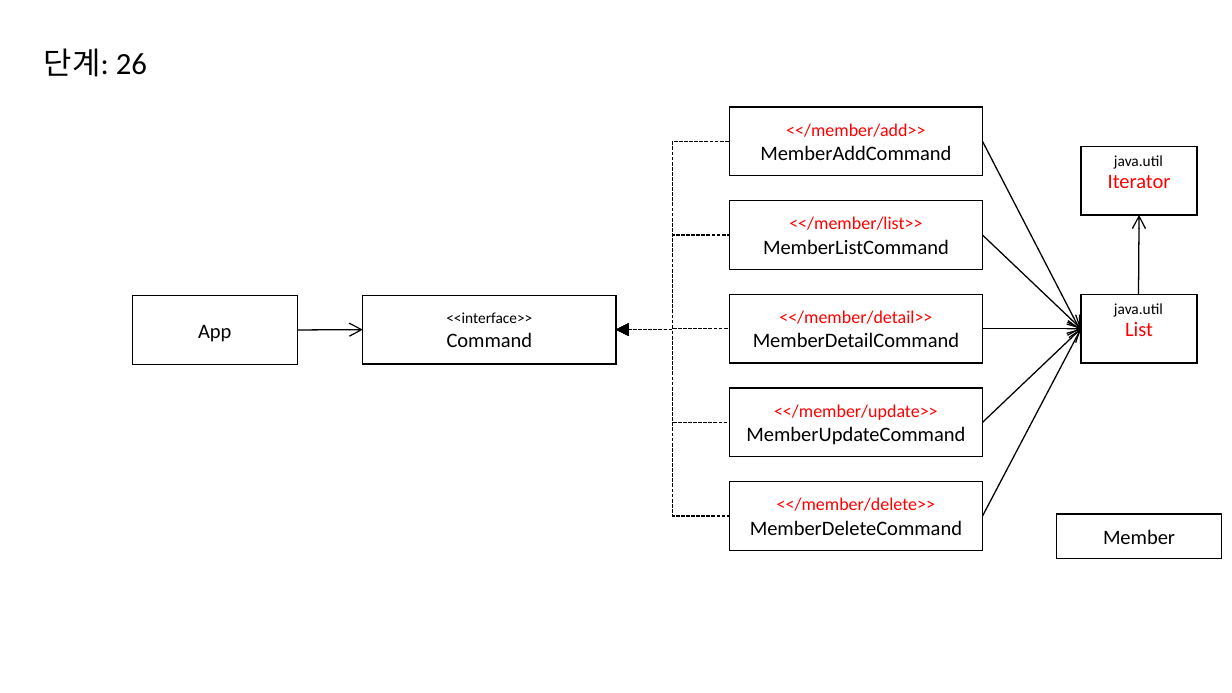
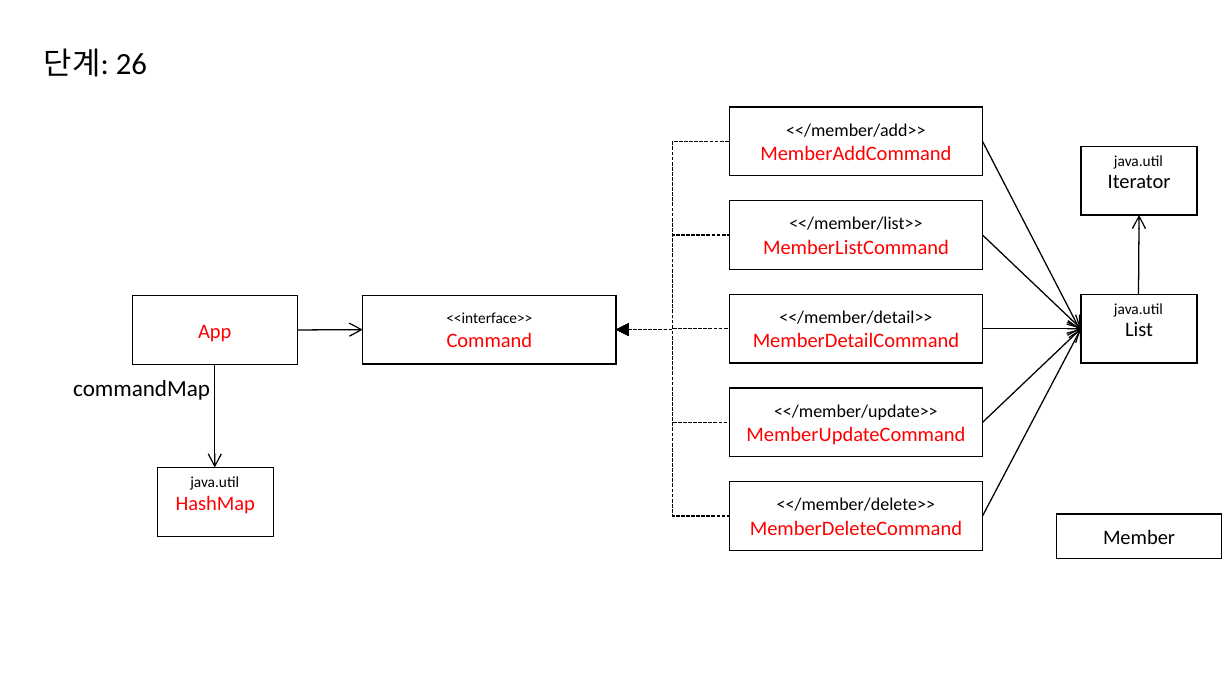
Before and after one commit to eomjinyoung/bitcamp-20191202, a slide deck: slide 22 of ClassDiagram.pptx. Drawn at 1232x693 pixels with LibreOffice and Linux fonts; fonts in the diff are those of the drawing. Boxes give left, top, right and bottom in pixels: in the first picture for what was removed or moved away, otherwise in the second. Text is boxed around its words. In the diff, an @@ line names an element or a change of style, - is before the commit and + after.

Commit message:
2020-01-21

```diff
--- a/ClassDiagram.pptx
+++ b/ClassDiagram.pptx
@@ rectangle "<</member/add>>" at (729,107,982,176): text colour #FF0000 to #000000 in "<</member/add>>"; text colour #000000 to #FF0000 in "MemberAddCommand" @@
@@ rectangle "Iterator" at (1081,146,1198,214): text colour #FF0000 to #000000 @@
@@ rectangle "<</member/list>>" at (729,201,982,269): text colour #FF0000 to #000000 in "<</member/list>>"; text colour #000000 to #FF0000 in "MemberListCommand" @@
@@ rectangle "App" at (132,296,298,364): text colour #000000 to #FF0000 @@
@@ rectangle "<</member/detail>>" at (729,295,982,363): text colour #FF0000 to #000000 in "<</member/detail>>"; text colour #000000 to #FF0000 in "MemberDetailCommand" @@
@@ rectangle "List" at (1081,295,1198,363): text colour #FF0000 to #000000 @@
@@ text in rectangle at (447,332,533,347): text colour #000000 to #FF0000 in "Command" @@
@@ text added at (73,380,210,400), 18 pt, text #000000 @@
+commandMap
@@ arrow added from (214, 364) to (214, 468), #000000 1 pt @@
@@ rectangle "<</member/update>>" at (729,388,982,457): text colour #FF0000 to #000000 in "<</member/update>>"; text colour #000000 to #FF0000 in "MemberUpdateCommand" @@
@@ rectangle added at (157,468,274,536), outline #000000 1 pt, 16 pt, text #FF0000 @@
+HashMap
@@ text added at (190,476,239,490), 12 pt, text #000000 @@
+java.util
@@ rectangle "<</member/delete>>" at (729,482,982,550): text colour #FF0000 to #000000 in "<</member/delete>>"; text colour #000000 to #FF0000 in "MemberDeleteCommand" @@
```
